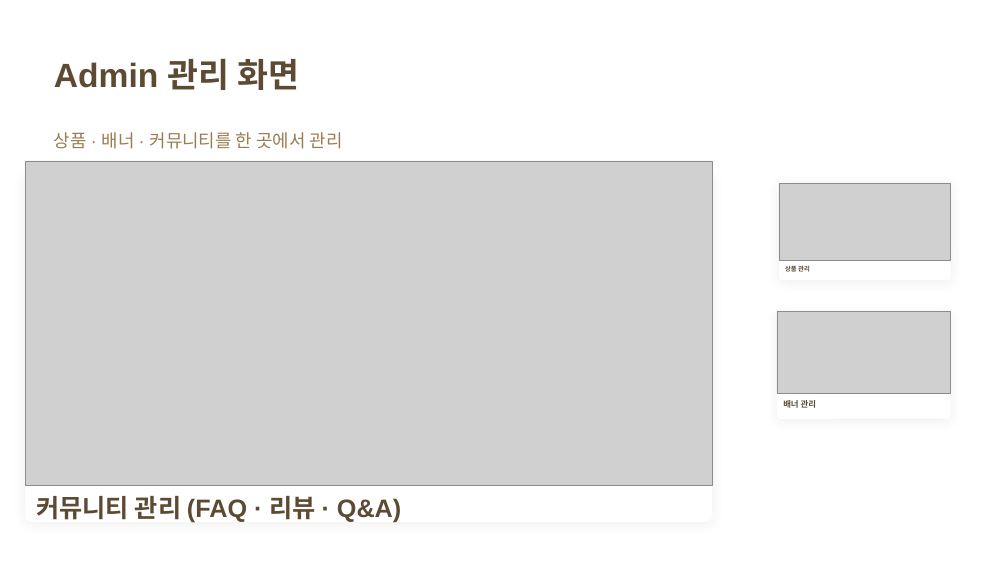
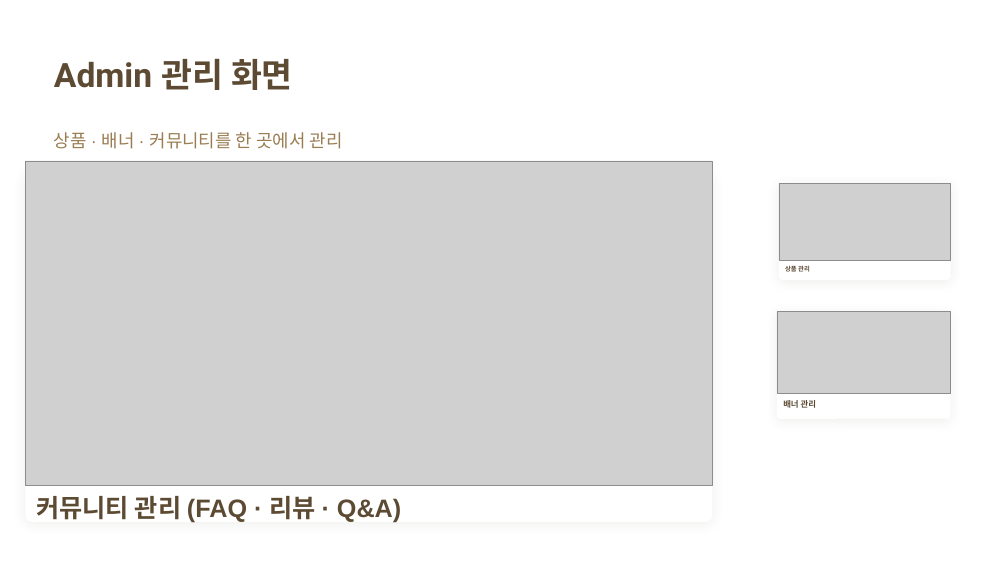
Before and after one commit to HaYul0611/varo-shopping-mall, a slide deck: slide 14 of tmp/프로젝트 제출양식/VARO_ShoppingMall.pptx. Drawn at 1008x567 pixels with LibreOffice and Linux fonts; fonts in the diff are those of the drawing; grey boxes stand for pictures. Boxes give left, top, right and bottom in pixels: in the first picture for what was removed or moved away, otherwise in the second. Text is boxed around its words. In the diff, an @@ line names an element or a change of style, - is before the commit and + after.

```diff
--- a/tmp/프로젝트 제출양식/VARO_ShoppingMall.pptx
+++ b/tmp/프로젝트 제출양식/VARO_ShoppingMall.pptx
@@ text "Admin 관리 화면" at <box>54,59,293,90</box>: font Arial to Roboto in "Admin" @@
```
Also in this commit, not shown: 10 other slides changed, 32 other files.
